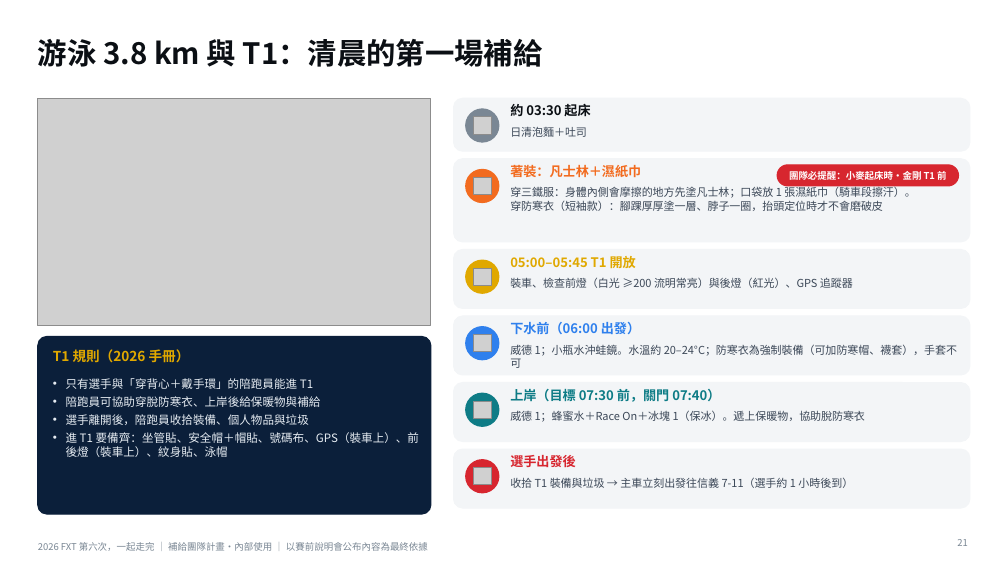
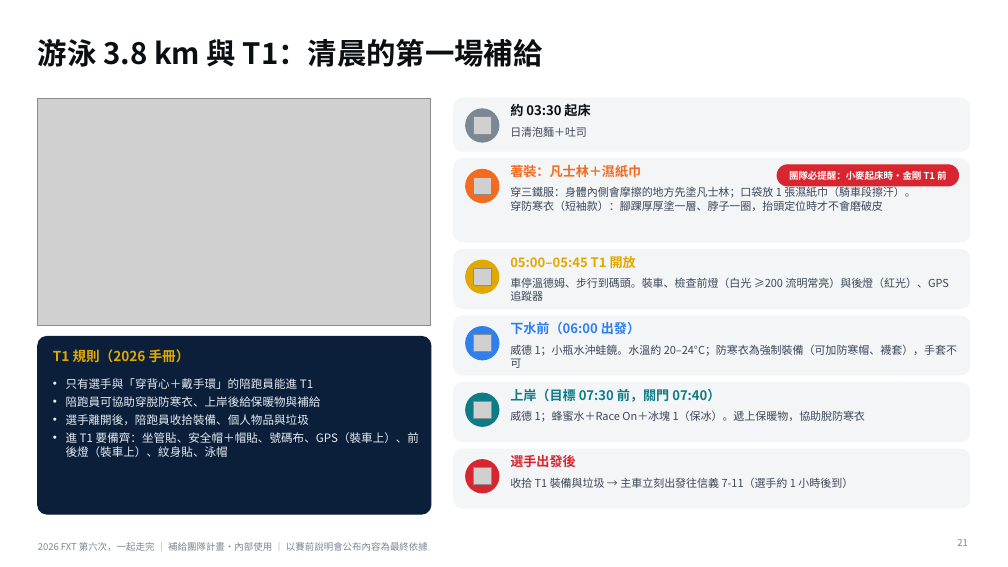
Before and after one commit to powermovebboy-sys/Race-site, a slide deck: slide 21 of deck/2026_FXT_第六次一起走完.pptx. Drawn at 1008x567 pixels with LibreOffice and Linux fonts; fonts in the diff are those of the drawing; grey boxes stand for pictures. Boxes give left, top, right and bottom in pixels: in the first picture for what was removed or moved away, otherwise in the second. Text is boxed around its words. In the diff, an @@ line names an element or a change of style, - is before the commit and + after.

```diff
--- a/deck/2026_FXT_第六次一起走完.pptx
+++ b/deck/2026_FXT_第六次一起走完.pptx
@@ text at <box>510,278,949,301</box>: text changed @@
-裝車、檢查前燈（白光 ≥200 流明常亮）與後燈（紅光）、GPS 追蹤器
+車停溫德姆、步行到碼頭。裝車、檢查前燈（白光 ≥200 流明常亮）與後燈（紅光）、GPS 追蹤器
```
Also in this commit, not shown: 7 other slides changed, 6 other files.
